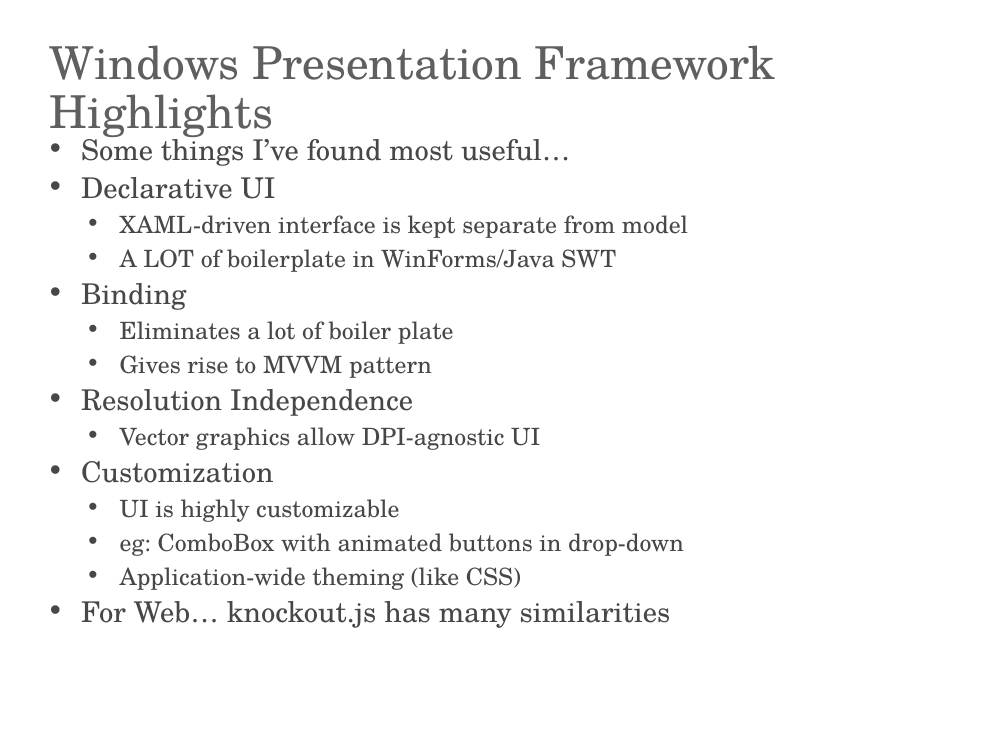
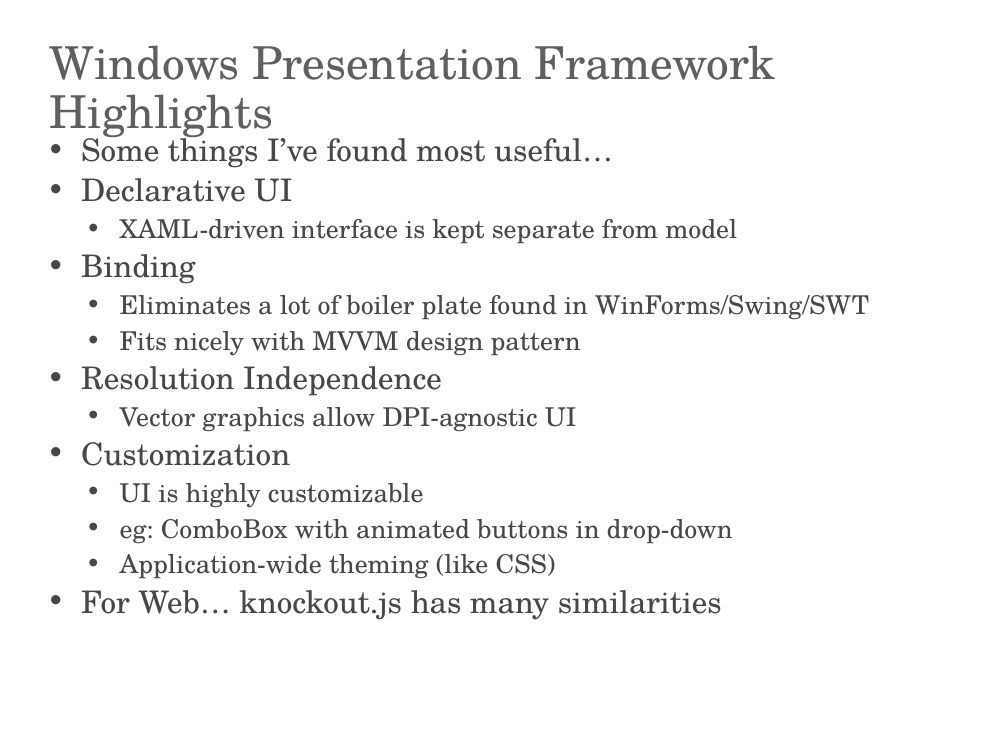
Before and after one commit to kaidon/wpfPresentation, a slide deck: slide 4 of WpfAndMvvm.pptx. Drawn at 1008x756 pixels with LibreOffice and Linux fonts; fonts in the diff are those of the drawing; background and template pictures are left out. Boxes give left, top, right and bottom in pixels: in the first picture for what was removed or moved away, otherwise in the second. Text is boxed around its words. In the diff, an @@ line names an element or a change of style, - is before the commit and + after.

Commit message:
Just a little powerpoint clean up

```diff
--- a/WpfAndMvvm.pptx
+++ b/WpfAndMvvm.pptx
@@ text at box(81, 131, 737, 620): size 20.4 to 22.2 pt in "Some things I’ve found most useful…", "Declarative UI", "Binding", "Resolution Independence" and 2 more places; size 17 to 18.5 pt in "XAML-driven interface is kept separate from model", "Vector graphics allow DPI-agnostic UI", "UI is highly customizable", "eg: ComboBox with animated buttons in drop-down" and 1 more places @@
@@ text at box(120, 249, 616, 272): paragraph removed @@
-  • A LOT of boilerplate in WinForms/Java SWT
@@ text at box(120, 295, 869, 356): text changed; size 17 to 18.5 pt @@
-  • Eliminates a lot of boiler plate
-  • Gives rise to MVVM pattern
+  • Eliminates a lot of boiler plate found in WinForms/Swing/SWT
+  • Fits nicely with MVVM design pattern
```
